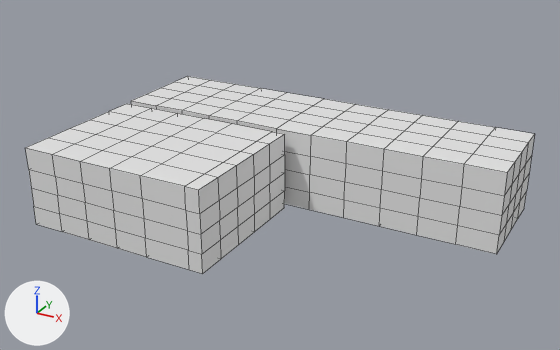
The Blender file blender models/East Hall.blend, before and after one commit.
Camera for both pictures: a 50 mm camera at (34.8, -40.8, 22.5) aimed at (13.2, -1.4, 2.8). The axes (+X, +Y, +Z) are drawn at lower left. The lights are the same throughout. The picture after the commit comes second. Mesh edges are drawn as thin lines.
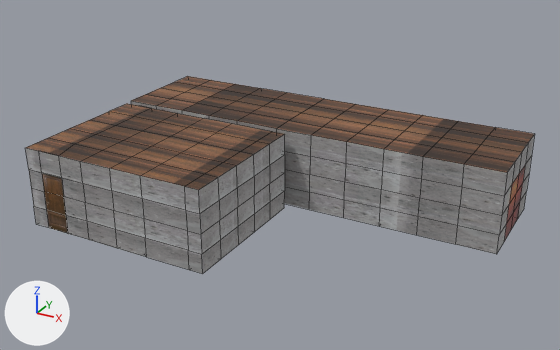
Changed parts and their boxes (x1, y1, x2, y2) in the pictures (560 x 350 px):
part 1 of me_cube, reshaped: (26, 138, 102, 240) in both
part 2 of me_cube, recoloured (white to grey): before (52, 101, 534, 274); after (59, 101, 534, 274)
part 3 of me_cube, recoloured (white to brown): (26, 76, 534, 190) in both
part 4 of me_cube, recoloured (white to brown): (504, 166, 525, 241) in both

Patch to the scene script:
```diff
--- a/blender models/East Hall.blend.py
+++ b/blender models/East Hall.blend.py
@@ img_wd_dr_png @@
+img_wd_dr_png = load_image('wd_dr.png', '../textures/wd_dr.png', 128, 128, 'sRGB')
@@ img_wd_flr_png @@
+img_wd_flr_png = load_image('wd_flr.png', '../textures/wd_flr.png', 128, 128, 'sRGB')
@@ img_cncrte_png @@
+img_cncrte_png = load_image('cncrte.png', '../textures/cncrte.png', 128, 128, 'sRGB')
@@ img_inr_dbl_dr_png @@
+img_inr_dbl_dr_png = load_image('inr_dbl_dr.png', '../textures/inr_dbl_dr.png', 128, 128, 'sRGB')
@@ mat_single_door @@
+mat_single_door = principled_material('single door')
+mat_single_door.texture = img_wd_dr_png
@@ mat_wood @@
+mat_wood = principled_material('wood')
+mat_wood.texture = img_wd_flr_png
@@ mat_walls @@
+mat_walls = principled_material('walls')
+mat_walls.texture = img_cncrte_png
@@ mat_double_door @@
+mat_double_door = principled_material('double door')
+mat_double_door.texture = img_inr_dbl_dr_png
@@ me_cube @@
 # used by ob_cube; location = (13.46, 3.72, 2.6); scale = (13.3, 3.5, 2.6)
-me_cube.from_pydata(...)  # 360 vertices, 358 faces; spans x -1.0..1.0, y -3.9..1.0, z -1.0..1.0
+me_cube.from_pydata(...)  # 446 vertices, 437 faces; spans x -1.0..1.0, y -3.9..1.0, z -1.0..1.0
+# me_cube part 1
+# 1 vertex is removed from x -0.34, y -3.35, z -1.0
+# 19 faces are deleted
+# 5 vertices in x -0.83, y -3.9, z -1.0..0.99 move by (0.04, 0.0, 0.0)
+# 1 vertex moves from x -0.11, y -3.35, z -1.0 to x -0.09, y -3.41, z -1.0
+# 25 vertices are added at x -0.72..-0.11, y -3.81..-3.0, z -1.0
+# 14 new vertices lie (0.08, 0.0, 0.0) away from vertices in x -0.99, y -3.9..-1.16, z -1.0..0.99
+# 24 new vertices lie (0.0, 0.0, 0.19) away from vertices in x -0.72..-0.11, y -3.69..-3.0, z -1.0
+# 24 new vertices lie (0.0, 0.0, 0.19) away from vertices in x -0.72..-0.11, y -3.69..-3.0, z -0.81
+# 13 new faces join them, mat_walls (its picture is missing)
+# 22 new faces join them, mat_wood (picture img_wd_flr_png)
+# 11 new faces join them, mat_wd (picture img_wd_flr_png_001)
+# 20 new faces join them, mat_drwrs (picture img_dresser_png)
+# 9 new faces join them, mat_wd_001 (picture img_wd_flr_png_002)
+# 20 new faces join them, mat_drwrs_001 (picture img_dresser_png_001)
+# 3 new faces join them, mat_single_door (picture img_wd_dr_png)
+# me_cube part 2: 188 faces spanning x -1.0..1.0, y -3.9..1.0, z -1.0..1.0 switch from no material to mat_walls (its picture is missing)
+# me_cube part 3: 139 faces spanning x -1.0..1.0, y -3.9..1.0, z -1.0..1.0 switch from no material to mat_wood (picture img_wd_flr_png)
+# me_cube part 4: 12 faces spanning x -1.0..1.0, y -0.5..0.5, z -1.0..0.44 switch from no material to mat_double_door (picture img_inr_dbl_dr_png)
+me_cube.materials.append(mat_wd)  # picture img_wd_flr_png_001
+me_cube.materials.append(mat_drwrs)  # picture img_dresser_png
+me_cube.materials.append(mat_wd_001)  # picture img_wd_flr_png_002
+me_cube.materials.append(mat_drwrs_001)  # picture img_dresser_png_001
+me_cube.materials.append(mat_single_door)  # picture img_wd_dr_png
```
